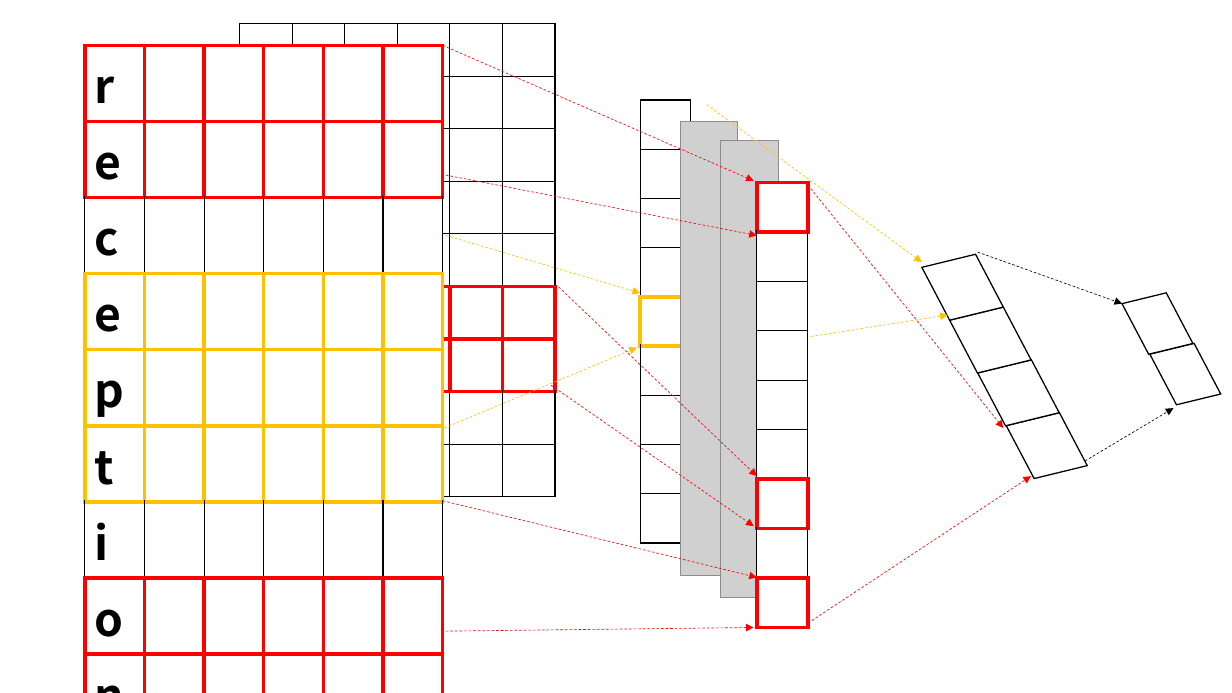
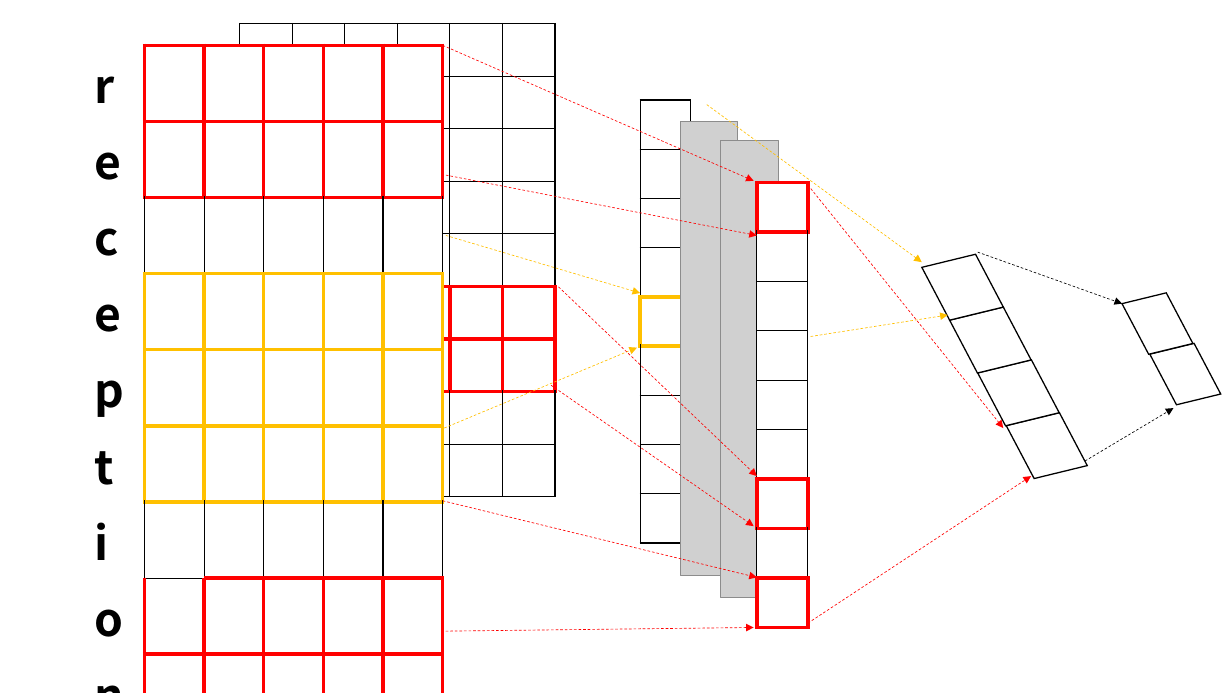
Before and after one commit to ZhouDavid/UnderGraduProject, a slide deck: slide 2 of 毕设论文/新建 Microsoft PowerPoint 演示文稿.pptx. Drawn at 1232x693 pixels with LibreOffice and Linux fonts; fonts in the diff are those of the drawing; grey boxes stand for pictures. Boxes give left, top, right and bottom in pixels: in the first picture for what was removed or moved away, otherwise in the second. Text is boxed around its words. In the diff, an @@ line names an element or a change of style, - is before the commit and + after.

```diff
--- a/毕设论文/新建 Microsoft PowerPoint 演示文稿.pptx
+++ b/毕设论文/新建 Microsoft PowerPoint 演示文稿.pptx
@@ table at bbox=[85, 45, 445, 641] @@
@@ borders changed @@
```
Also in this commit, not shown: 3 other files.
